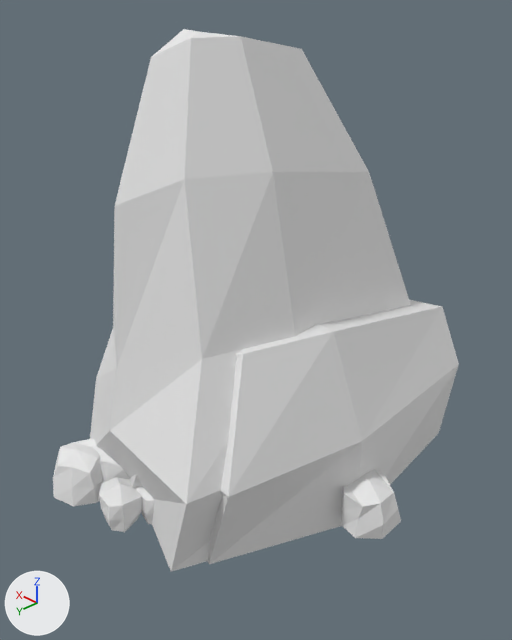
Renders of the Blender file _temporary/low poly rock/lowpoly_rocks1.blend from each side of a commit.
Camera for both pictures: a camera (50 mm lens) standing at (-4.72, 4.45, 5.05) and looking at (-0.24, 0.04, 1.75). Every picture has the same lights, and +X, +Y and +Z are marked at lower left. The same objects are shown in both versions, whatever each file hides.
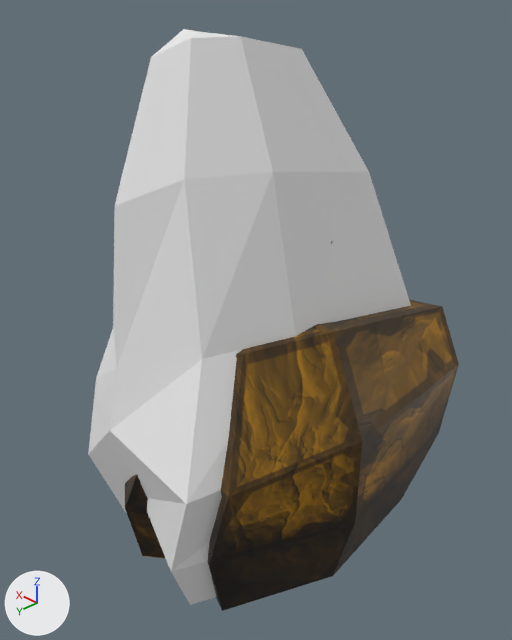
Boxes [x1, y1, x2, y2] around the edits, measured in the pictures (512 x 640 px):
'Cube.003', reshaped (10% narrower, 6% taller)
    before: [53, 29, 411, 572]
    after: [88, 29, 411, 605]
'Cube', reshaped (18% taller)
    before: [208, 300, 459, 564]
    after: [208, 300, 459, 611]
'Cube.006', reshaped
    before: [129, 474, 142, 489]
    after: [125, 474, 166, 559]
part 1 of me_cube_003, deleted
    before: [341, 469, 401, 539]
part 2 of me_cube_003, deleted
    before: [53, 438, 103, 506]
part 3 of me_cube_003, deleted
    before: [99, 477, 142, 532]
part 4 of me_cube_003, built on
    after: [88, 454, 217, 605]
part 5 of me_cube_006, built on (black)
    after: [125, 509, 166, 559]
part 6 of me_cube_006, recoloured
    before: [129, 474, 142, 489]
    after: [125, 474, 148, 511]
part 7 of me_cube_002, deleted
    before: [94, 442, 129, 483]
part 8 of me_cube_002, deleted
    before: [136, 486, 154, 524]
part 9 of me_cube_001, built on
    after: [208, 433, 439, 611]
part 10 of me_cube_001, recoloured (grey to brown)
    both: [208, 300, 459, 564]

Patch to the scene script:
```diff
--- a/_temporary/low poly rock/lowpoly_rocks1.blend.py
+++ b/_temporary/low poly rock/lowpoly_rocks1.blend.py
@@ img_lowpoly_rocks3_bmp @@
+img_lowpoly_rocks3_bmp = load_image('lowpoly_rocks3.bmp', 'lowpoly_rocks3.bmp', 1024, 1024, 'sRGB')
@@ img_lowpoly_rocks4_bmp @@
+img_lowpoly_rocks4_bmp = load_image('lowpoly_rocks4.bmp', 'lowpoly_rocks4.bmp', 1024, 1024, 'sRGB')
@@ mat_lowpoly_rocks3_bmp @@
+mat_lowpoly_rocks3_bmp = principled_material('lowpoly_rocks3.bmp')
+mat_lowpoly_rocks3_bmp.texture = img_lowpoly_rocks3_bmp
@@ mat_lowpoly_rocks4_bmp @@
+mat_lowpoly_rocks4_bmp = principled_material('lowpoly_rocks4.bmp')
+mat_lowpoly_rocks4_bmp.texture = img_lowpoly_rocks4_bmp
@@ me_cube_003 @@
 # used by ob_cube_003; location = (0.18, 0.31, 0.97)
-me_cube_003.from_pydata(...)  # 120 vertices, 112 faces; spans x -2.2..1.15, y -2.02..1.65, z -1.0..3.43
+me_cube_003.from_pydata(...)  # 50 vertices, 48 faces; spans x -1.61..1.15, y -2.02..1.4, z -1.87..3.43
+# me_cube_003 part 1: the loose piece of 26 vertices spanning x -2.2..-1.6, y -0.65..-0.02, z -0.86..-0.42 is deleted
+# me_cube_003 part 2: the loose piece of 26 vertices spanning x 0.26..0.91, y 1.07..1.65, z -1.0..-0.55 is deleted
+# me_cube_003 part 3: the loose piece of 26 vertices spanning x -0.3..0.22, y 1.12..1.51, z -0.99..-0.6 is deleted
+# me_cube_003 part 4: 1 vertex removed from x 0.0, y 0.0, z -1.0; 9 vertices added at x -1.29..0.87, y -1.55..1.07, z -1.87
 me_cube_003.materials.append(mat_rock)
@@ me_cube_006 @@
 # used by ob_cube_006; location = (0.0, 0.0, 0.0)
-me_cube_006.from_pydata(...)  # 45 vertices, 41 faces; spans x -1.18..1.24, y -1.7..1.53, z -0.02..2.17
+me_cube_006.from_pydata(...)  # 32 vertices, 28 faces; spans x -1.18..1.24, y -1.7..1.53, z -0.79..1.6
+# me_cube_006 part 5
+# 1 vertex is removed from x 0.0, y 0.0, z -0.02
+# 4 faces are deleted
+# 8 vertices are added at x -1.06..1.13, y -1.54..1.38, z -0.79
+# 8 new faces join them
+# me_cube_006 part 6: 20 faces spanning x -1.18..1.24, y -1.7..1.53, z -0.02..1.6 switch from no material to mat_lowpoly_rocks4_bmp (picture img_lowpoly_rocks4_bmp)
@@ me_cube_002 @@
 me_cube_002.from_pydata(...)  # 78 vertices, 72 faces; spans x -1.58..1.42, y -1.71..4.09, z -4.83..1.21
 # used by ob_cube_001; location = (-0.25, -0.04, 2.21); rotation_euler = (0.0, 0.0, -0.342), in degrees (0, 0, -20); scale = (0.463, 0.463, 0.463)
+# me_cube_002 part 7: the loose piece of 26 vertices spanning x 0.0..1.42, y 2.82..4.09, z -4.83..-3.86 is deleted
+# me_cube_002 part 8: the loose piece of 26 vertices spanning x -1.15..-0.05, y 2.44..3.28, z -4.82..-3.97 is deleted
+me_cube_002.materials.append(mat_lowpoly_rocks3_bmp)  # picture img_lowpoly_rocks3_bmp
@@ me_cube_001 @@
 # used by ob_cube; location = (0.0, 0.0, 0.97)
-me_cube_001.from_pydata(...)  # 26 vertices, 24 faces; spans x -1.61..1.15, y -2.02..1.4, z -1.0..1.0
+me_cube_001.from_pydata(...)  # 33 vertices, 28 faces; spans x -1.61..1.15, y -2.02..1.4, z -1.98..1.0
+# me_cube_001 part 9
+# 1 vertex is removed from x 0.0, y 0.0, z -1.0
+# 4 faces are deleted
+# 8 vertices are added at x -1.35..0.92, y -1.62..1.13, z -1.98
+# 8 new faces join them
+# me_cube_001 part 10: 20 faces spanning x -1.61..1.15, y -2.02..1.4, z -1.0..1.0 switch from no material to mat_lowpoly_rocks3_bmp (picture img_lowpoly_rocks3_bmp)
```
